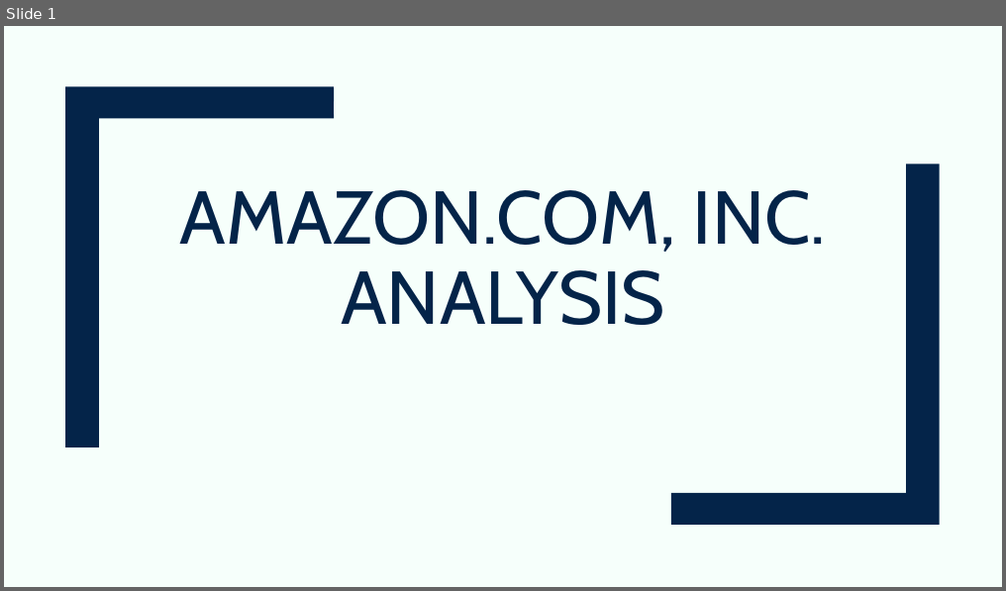
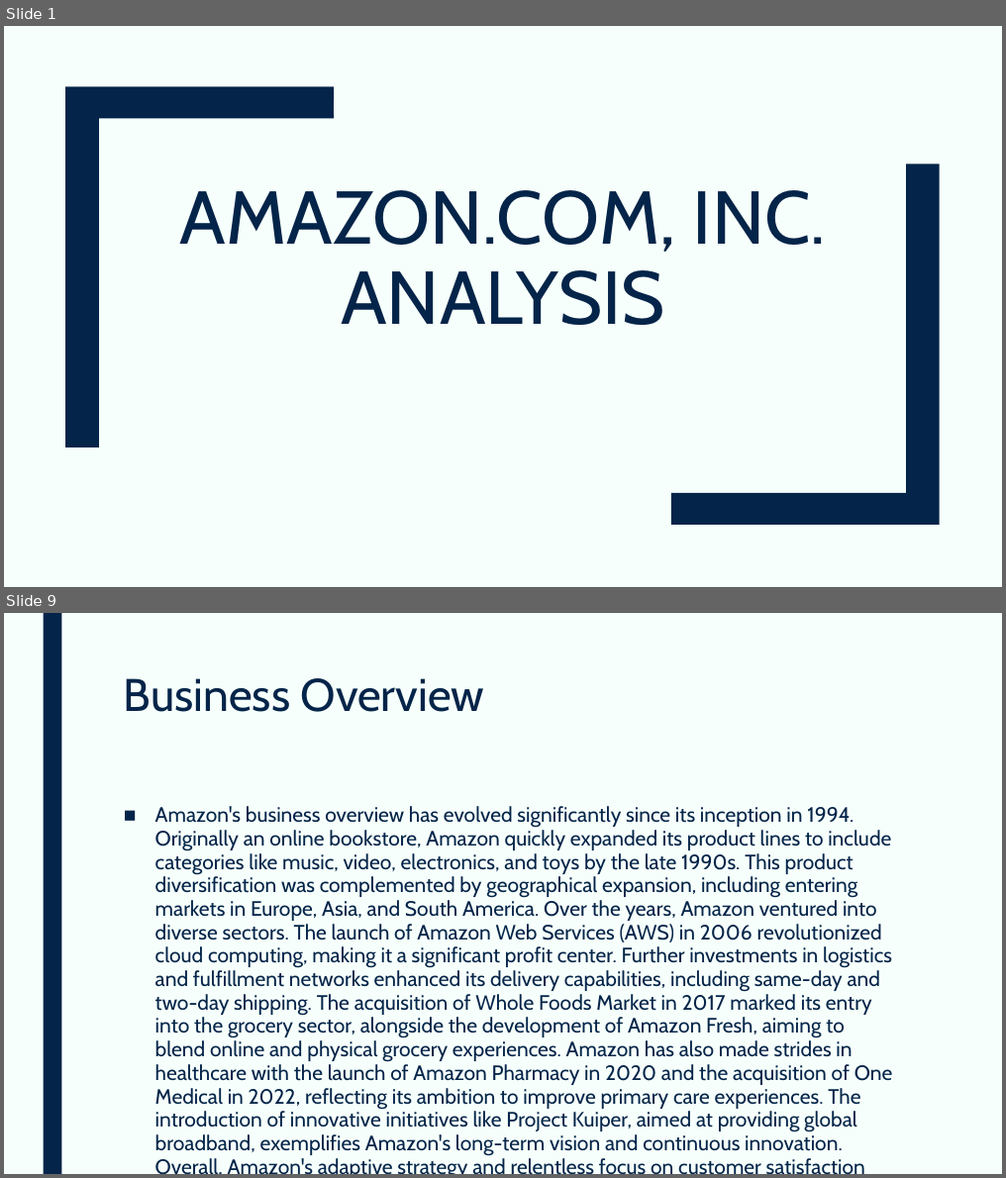
Before and after one commit to devangovind/AMUCLDISS, a slide deck: fastapi-backend/app/pres/output.pptx. Shown one above the other, each under a label of ours: slide 1 before the commit, slides 1 and 9 after it; the slides between them are not shown. The pictures are 1006x591 and 1006x1178 pixels, drawn with LibreOffice and Linux fonts; fonts in the diff are those of the drawing. Boxes give left, top, right and bottom in pixels: in the first picture for what was removed or moved away, otherwise in the second. Text is boxed around its words. In the diff, an @@ line names an element or a change of style, - is before the commit and + after.

```diff
--- a/fastapi-backend/app/pres/output.pptx
+++ b/fastapi-backend/app/pres/output.pptx
@@ slide 9 added at bbox=[4, 613, 1002, 1174], background #F6FFFB @@
@@ rectangle added at bbox=[43, 613, 61, 1174], fill #042449 @@
@@ title added at bbox=[124, 678, 485, 712], 44 pt, text #042449 @@
+Business Overview
@@ text added at bbox=[155, 806, 893, 1157], 20 pt, text #042449 @@
+■ Amazon's business overview has evolved significantly since its inception in 1994. Originally an online bookstore, Amazon quickly expanded its product lines to include categories like music, video, electronics, and toys by the late 1990s. This product diversification was complemented by geographical expansion, including entering markets in Europe, Asia, and South America. Over the years, Amazon ventured into diverse sectors. The launch of Amazon Web Services (AWS) in 2006 revolutionized cloud computing, making it a significant profit center. Further investments in logistics and fulfillment networks enhanced its delivery capabilities, including same-day and two-day shipping. The acquisition of Whole Foods Market in 2017 marked its entry into the grocery sector, alongside the development of Amazon Fresh, aiming to blend online and physical grocery experiences. Amazon has also made strides in healthcare with the launch of Amazon Pharmacy in 2020 and the acquisition of One Medical in 2022, reflecting its ambition to improve primary care experiences. The introduction of innovative initiatives like Project Kuiper, aimed at providing global broadband, exemplifies Amazon's long-term vision and continuous innovation. Overall, Amazon's adaptive strategy and relentless focus on customer satisfaction have fueled its growth and diversification.
```
Also in this commit, not shown: 6 slides changed, 6 other slides added, 11 other files.
